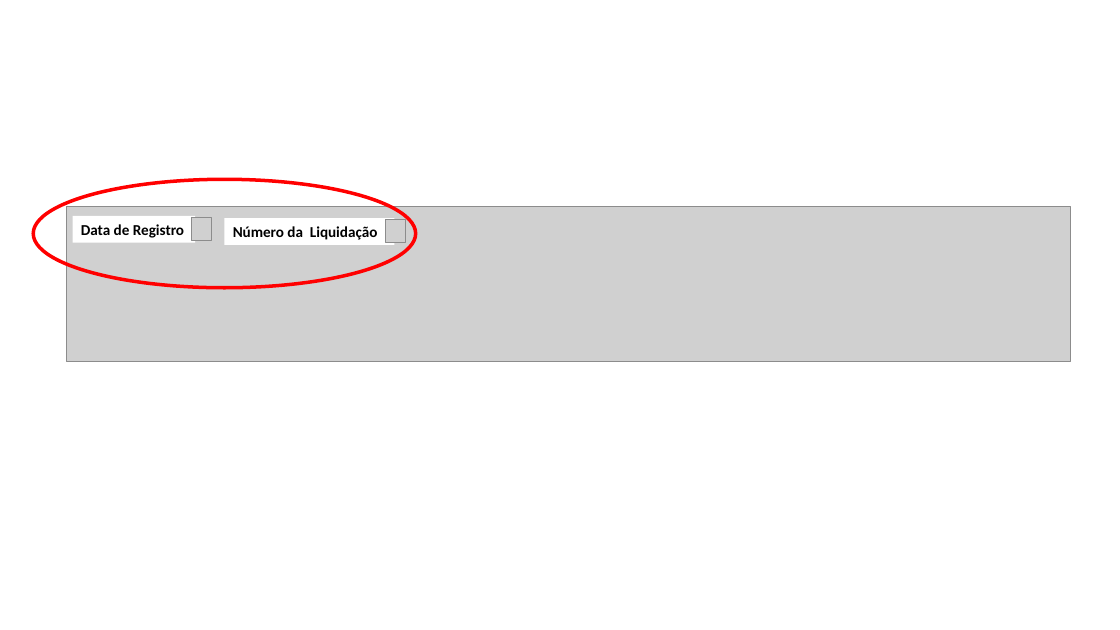
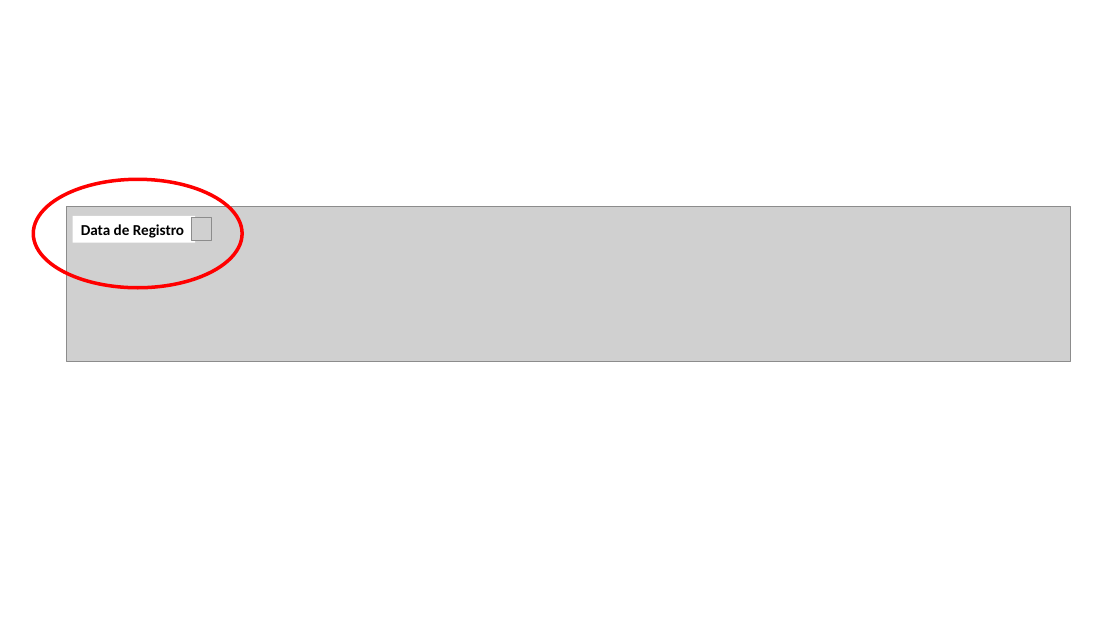
Before and after one commit to transparencia-mg/especificacoes-portal-transparencia, a slide deck: slide 3 of espec011_valor_pago/static/textodascolunas.pptx. Drawn at 1120x630 pixels with LibreOffice and Linux fonts; fonts in the diff are those of the drawing; grey boxes stand for pictures. Boxes give left, top, right and bottom in pixels: in the first picture for what was removed or moved away, otherwise in the second. Text is boxed around its words. In the diff, an @@ line names an element or a change of style, - is before the commit and + after.

```diff
--- a/espec011_valor_pago/static/textodascolunas.pptx
+++ b/espec011_valor_pago/static/textodascolunas.pptx
@@ ellipse resized from (x1=34, y1=179, x2=416, y2=287) to (x1=34, y1=179, x2=243, y2=287) @@
@@ rectangle removed at (x1=224, y1=218, x2=394, y2=245) @@
-Número da Liquidação
@@ picture removed at (x1=386, y1=220, x2=405, y2=243) @@
```
Also in this commit, not shown: 1 other slide changed, 7 other files.
